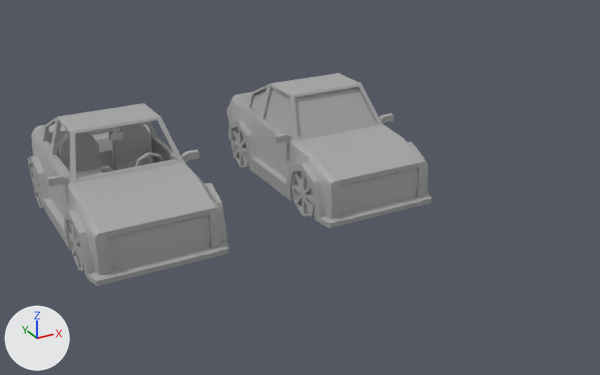
One commit to the FBX model Assets/_SafeDriver/Models/Autos.fbx: the scene before it, then after it.
One viewpoint serves both versions: a 50 mm camera at (-3.44, 4.7, 5.93) aimed at (2.16, 14.88, 0.84). The axes (+X, +Y, +Z) are drawn at lower left. The lights are the same throughout. The picture after the commit comes second. Where no turn or scale is listed for an object, it has been applied to the vertices.

Before the edit, the objects in view are built like this:
```python
me_mesh_002 = bpy.data.meshes.new('Mesh.002')
me_mesh_002.from_pydata(...)  # 260 vertices, 256 faces; spans x -1.04..1.04, y -1.6..1.6, z -0.4..0.4
me_mesh_002.materials.append(mat_standardsurface1)  # grey #aaaaaa
me_mesh_003 = bpy.data.meshes.new('Mesh.003')
me_mesh_003.from_pydata(...)  # 781 vertices, 738 faces; spans x -1.17..1.17, y -2.07..2.07, z -0.86..0.86
me_mesh_003.materials.append(mat_standardsurface1)  # grey #aaaaaa
me_mesh_004 = bpy.data.meshes.new('Mesh.004')
me_mesh_004.from_pydata(...)  # 917 vertices, 842 faces; spans x -1.17..1.17, y -2.07..2.07, z -0.81..0.81
me_mesh_004.materials.append(mat_standardsurface1)  # grey #aaaaaa
ob_autoia1 = bpy.data.objects.new('AutoIA1', me_mesh_003)
ob_autoia1.location = (3.56, 16.75, 0.89)
ob_basevolante3 = bpy.data.objects.new('BaseVolante3', me_mesh_004)
ob_basevolante3.location = (-0.13, 16.75, 0.94)
ob_ruedas = bpy.data.objects.new('Ruedas', me_mesh_002)
ob_ruedas.location = (-0.13, 16.65, 0.43)
```
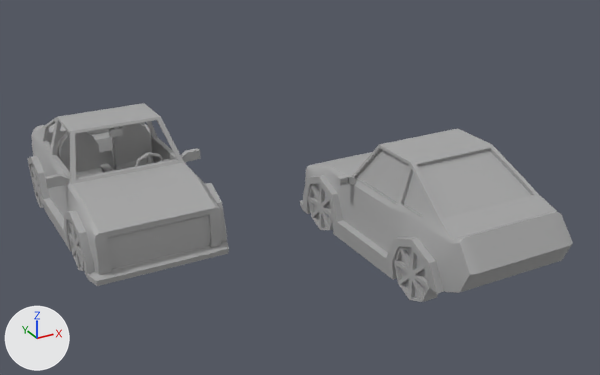
Where the newer file only moved an object's origin or applied its transform, the numbers keep the older frame.

Where the change shows, as pixel boxes (x1, y1, x2, y2) in the pictures (600 x 375 px):
'IAAuto', added: after (300, 128, 573, 294)
'AutoIA1', deleted: before (227, 73, 432, 228)
'RuedasIA1', added: after (308, 184, 438, 302)

Patch to the scene script:
```diff
--- a/Assets/_SafeDriver/Models/Autos.fbx.py
+++ b/Assets/_SafeDriver/Models/Autos.fbx.py
@@ me_mesh_010 @@
+me_mesh_010.from_pydata(...)  # 521 vertices, 482 faces; spans x -5.31..-2.98, y -18.82..-14.67, z 0.13..1.75
+me_mesh_010.materials.append(mat_standardsurface1)  # grey #aaaaaa
@@ me_mesh_009 @@
+me_mesh_009.from_pydata(...)  # 260 vertices, 256 faces; spans x -1.04..1.04, y -1.6..1.6, z -0.4..0.4
+me_mesh_009.materials.append(mat_standardsurface1)  # grey #aaaaaa
@@ ob_autoia1 @@
-ob_autoia1 = bpy.data.objects.new('AutoIA1', me_mesh_003)
-ob_autoia1.location = (3.56, 16.75, 0.89)
@@ ob_iaauto @@
+ob_iaauto = bpy.data.objects.new('IAAuto', me_mesh_010)
+ob_iaauto.location = (7.7, 30.32, 0.0)
@@ ob_ruedasia1 @@
+ob_ruedasia1 = bpy.data.objects.new('RuedasIA1', me_mesh_009)
+ob_ruedasia1.location = (3.56, 13.67, 0.43)
```
